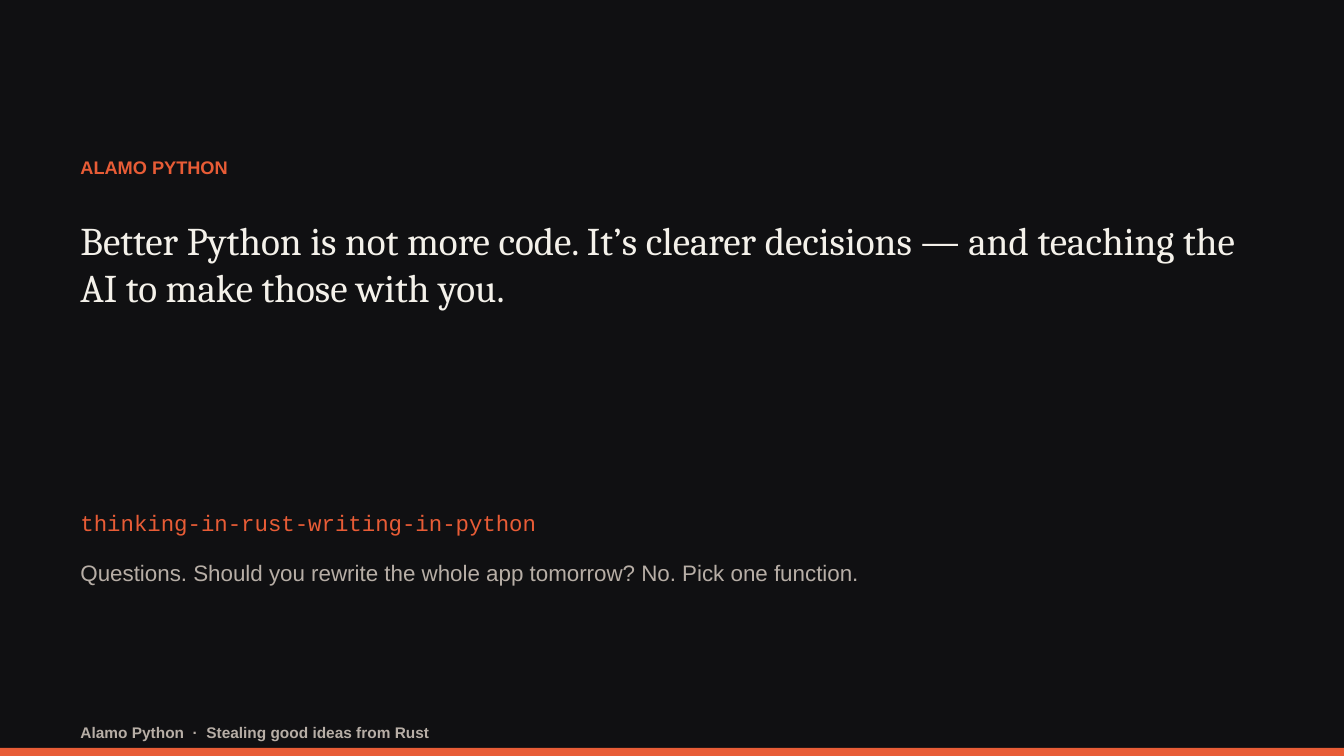
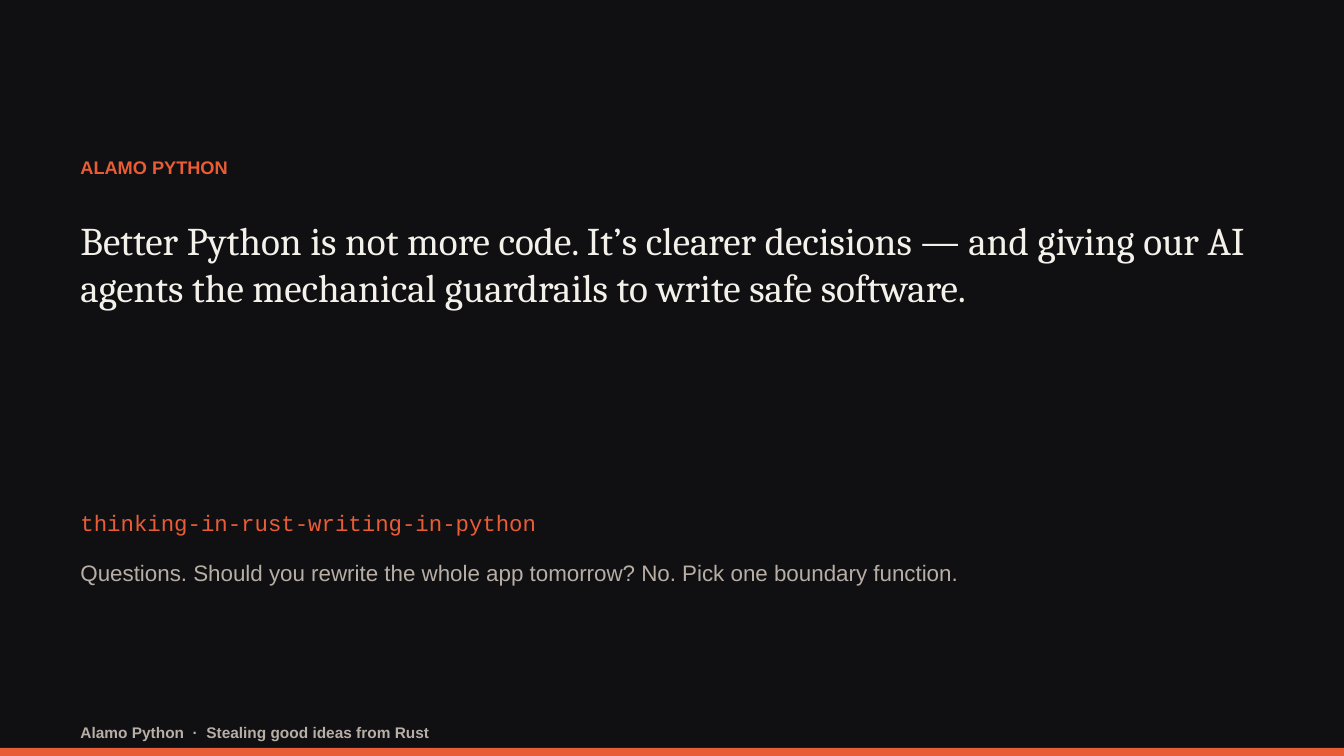
Before and after one commit to darwing1210/thinking-in-rust-writing-in-python, a slide deck: slide 23 of presentation/stealing-good-ideas-from-rust.pptx (slide 21 before the commit). Drawn at 1344x756 pixels with LibreOffice and Linux fonts; fonts in the diff are those of the drawing. Boxes give left, top, right and bottom in pixels: in the first picture for what was removed or moved away, otherwise in the second. Text is boxed around its words. In the diff, an @@ line names an element or a change of style, - is before the commit and + after.

```diff
--- a/presentation/stealing-good-ideas-from-rust.pptx
+++ b/presentation/stealing-good-ideas-from-rust.pptx
@@ text at box(80, 227, 1245, 311): text changed @@
-Better Python is not more code. It’s clearer decisions — and teaching the AI to make those with you.
+Better Python is not more code. It’s clearer decisions — and giving our AI agents the mechanical guardrails to write safe software.
@@ text at box(80, 565, 957, 586): text changed @@
-Questions. Should you rewrite the whole app tomorrow? No. Pick one function.
+Questions. Should you rewrite the whole app tomorrow? No. Pick one boundary function.
```
Also in this commit, not shown: 10 other slides changed, 6 slides added, 4 slides removed, 21 other files.
